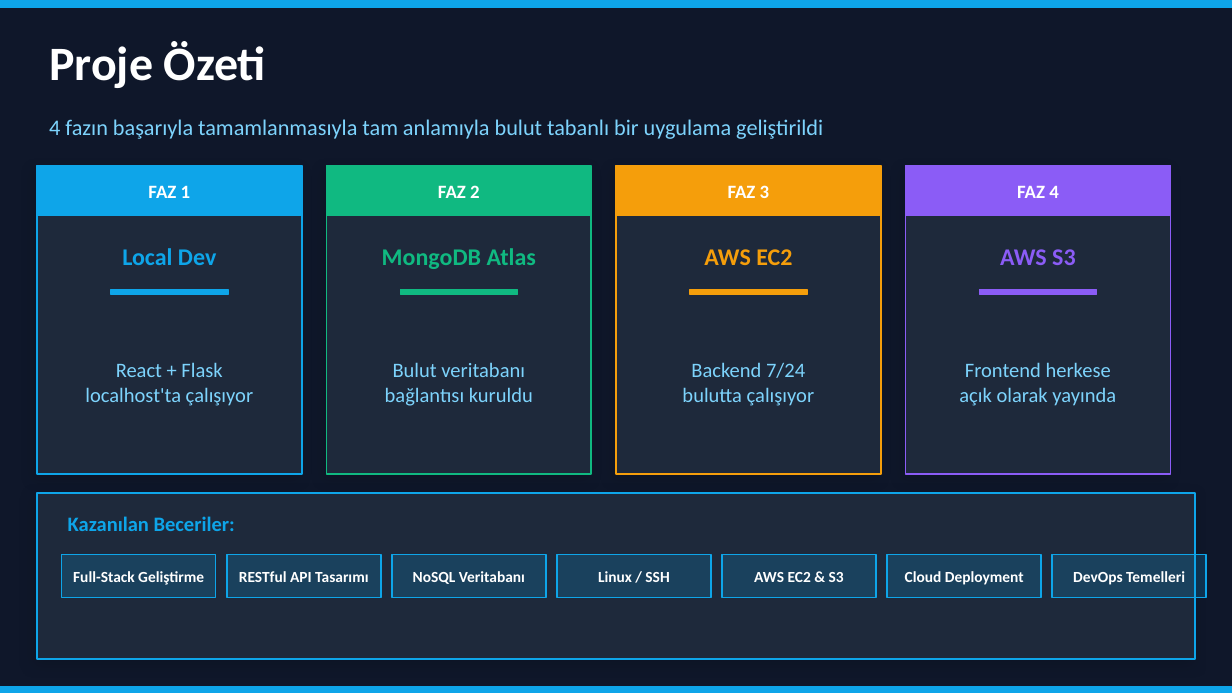
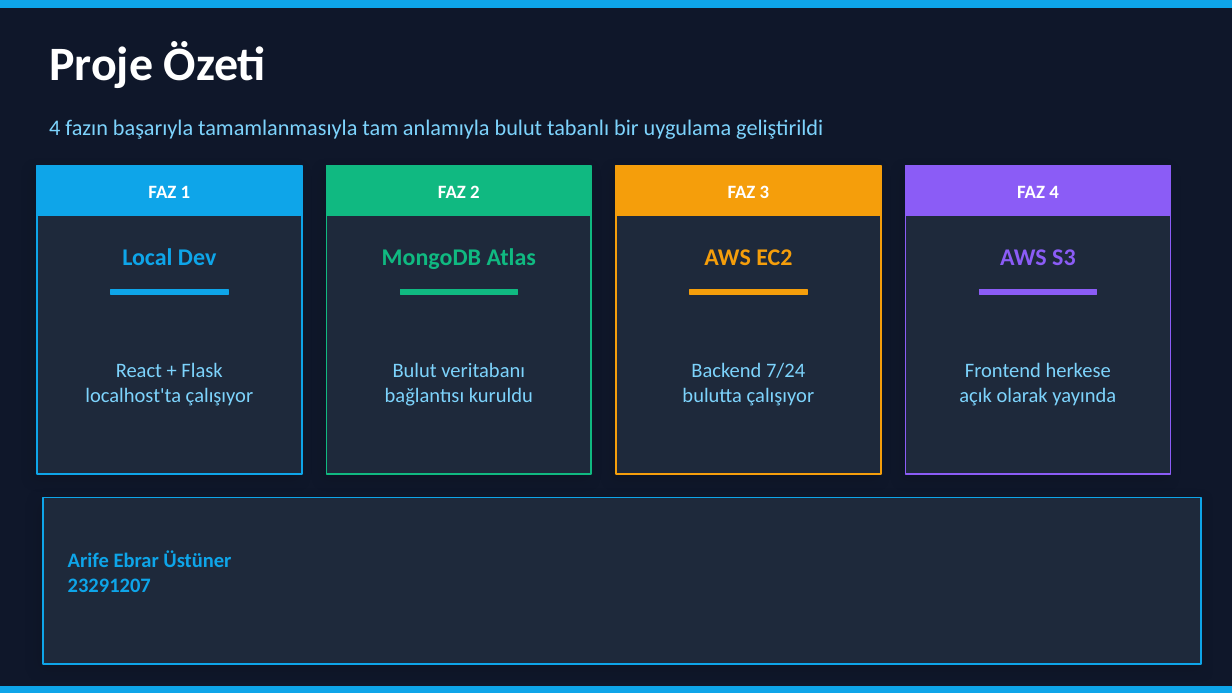
Before and after one commit to Ebrar3/Bulut-proje, a slide deck: slide 7 of BulutDeployment_Sunumu.pptx. Drawn at 1232x693 pixels with LibreOffice and Linux fonts; fonts in the diff are those of the drawing. Boxes give left, top, right and bottom in pixels: in the first picture for what was removed or moved away, otherwise in the second. Text is boxed around its words. In the diff, an @@ line names an element or a change of style, - is before the commit and + after.

```diff
--- a/BulutDeployment_Sunumu.pptx
+++ b/BulutDeployment_Sunumu.pptx
@@ rectangle: place and size @@
-rectangle at (37, 493, 1195, 659)
+rectangle at (43, 498, 1201, 664)
@@ text removed at (68, 516, 235, 531) @@
-Kazanılan Beceriler:
@@ rectangle removed at (62, 554, 216, 598) @@
@@ text added at (68, 550, 231, 592), 12 pt, text #0EA5E9, bold @@
+Arife Ebrar Üstüner
+23291207
@@ rectangle removed at (227, 554, 381, 598) @@
@@ rectangle removed at (392, 554, 546, 598) @@
@@ rectangle removed at (557, 554, 711, 598) @@
@@ rectangle removed at (722, 554, 876, 598) @@
@@ rectangle removed at (887, 554, 1041, 598) @@
@@ rectangle removed at (1052, 554, 1206, 598) @@
@@ text removed at (73, 571, 204, 585) @@
-Full-Stack Geliştirme
@@ text removed at (239, 571, 368, 582) @@
-RESTful API Tasarımı
@@ text removed at (413, 571, 525, 584) @@
-NoSQL Veritabanı
@@ text removed at (598, 571, 669, 582) @@
-Linux / SSH
@@ text removed at (754, 572, 844, 582) @@
-AWS EC2 & S3
@@ text removed at (905, 571, 1024, 585) @@
-Cloud Deployment
@@ text removed at (1073, 571, 1185, 585) @@
-DevOps Temelleri
```
Also in this commit, not shown: 2 other slides changed.
